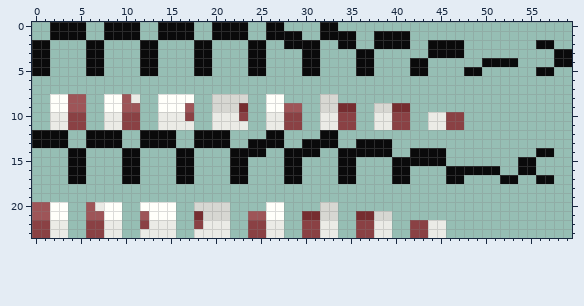
Pixel-art sprite, stored at sample_skins/11/eyes.png. The picture above is the old version.
The file is 60x24 pixels.
The result:
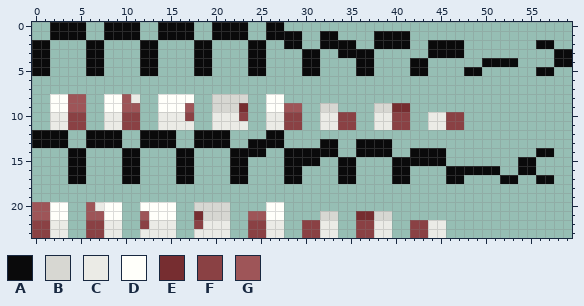
Palette (. is transparent): A #0a0a0b  B #d7d7d2  C #ebebe6  D #fffffa  E #762d30  F #8a4144  G #9e5558
The edit:
@@ x 28..37 @@
- 0 ....AA....
- 1 AA..AAAA..
- 2 AAAA..AA..
- 3 ..AA....AA
+ 0 ..........
+ 1 AA..AA....
+ 2 AA..AAAA..
+ 3 ..AA..AAAA
  4 ..AA....AA
@@ x 28..37 @@
  7 ..........
- 8 ....BB....
- 9 GG..BBEE..
+ 8 ..........
+ 9 GG..BB....
 10 FF..CCFF..
 11 FF..CCFF..
-12 ....AA....
-13 ..AAAA..AA
-14 AAAA..AAAA
-15 AA....AA..
+12 ..........
+13 ....AA..AA
+14 AAAAAA..AA
+15 AAAA..AA..
 16 AA....AA..
@@ x 28..35 @@
 19 ........
-20 ....BB..
-21 ..EEBB..
+20 ........
+21 ....BB..
 22 ..FFCC..
Changed places in both pictures, as pixel boxes (x1, y1, x2, y2):
changed: (302, 22, 356, 220)
